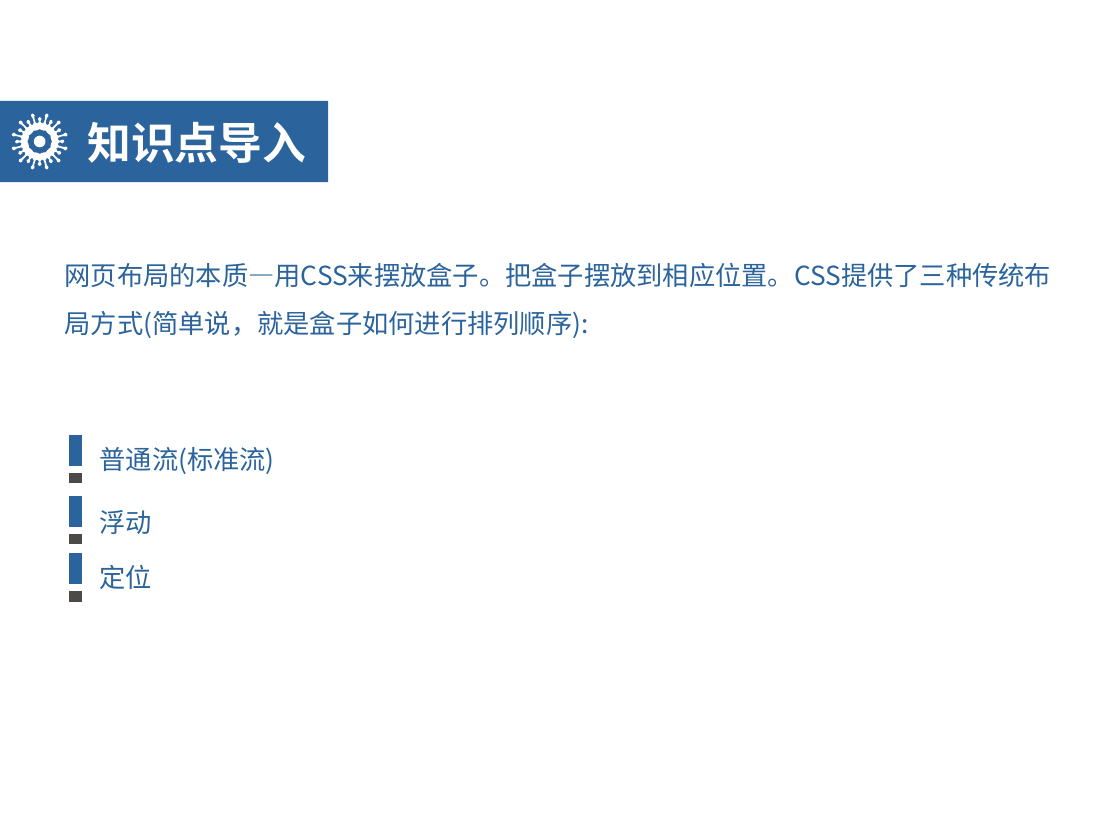
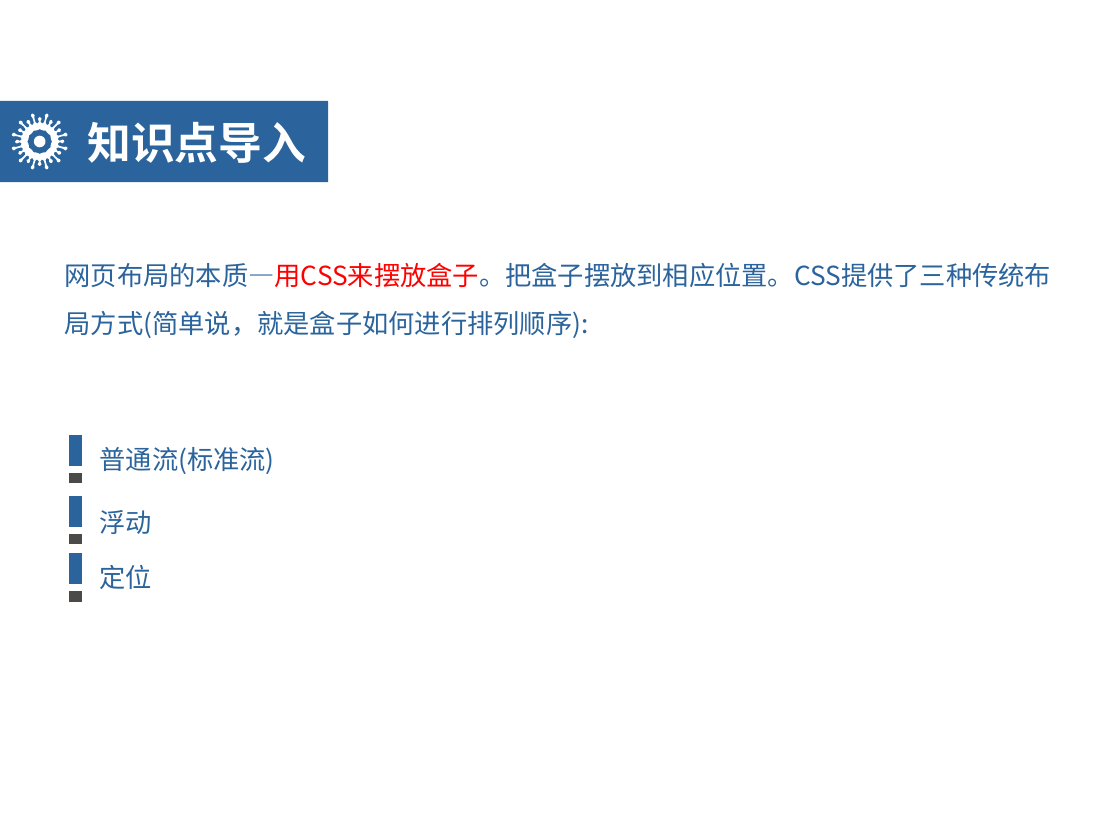
Before and after one commit to Ischenchenya/HTMLandCSSCourse, a slide deck: slide 11 of day05-CSS3/teach/day05-HTML5CSS3.pptx (slide 12 before the commit). Drawn at 1120x840 pixels with LibreOffice and Linux fonts; fonts in the diff are those of the drawing; background and template pictures are left out. Boxes give left, top, right and bottom in pixels: in the first picture for what was removed or moved away, otherwise in the second. Text is boxed around its words. In the diff, an @@ line names an element or a change of style, - is before the commit and + after.

```diff
--- a/day05-CSS3/teach/day05-HTML5CSS3.pptx
+++ b/day05-CSS3/teach/day05-HTML5CSS3.pptx
@@ text at (65, 263, 1051, 287): text colour #2B649C to #FF0000 in "网页布局的本质—用CSS来摆放盒子。把盒子摆放到相应位置。CSS提供了三种传统布" @@
```
Also in this commit, not shown: 7 other slides changed, 1 slide removed, 16 other files.
